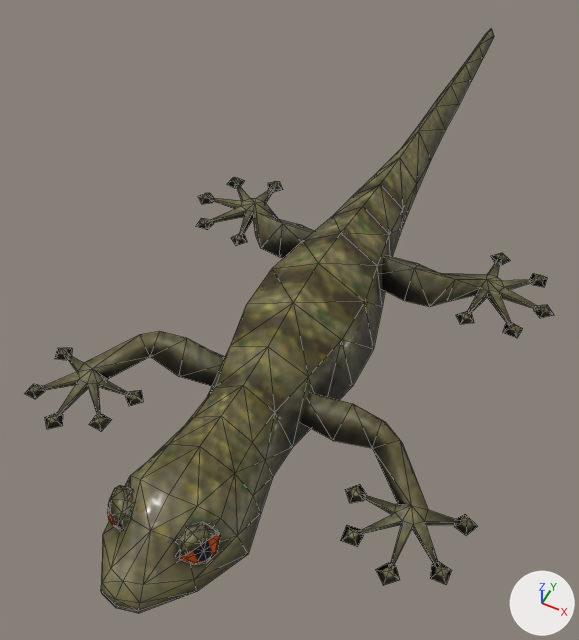
Renders of the glTF model public/models/Runaway Lizard/Runaway Lizard.glb from each side of a commit.
Camera for both pictures: a 50 mm camera at (1.05, -2.21, 3.02) aimed at (-0.19, 0.27, -0.08). Every picture has the same lights, and +X, +Y and +Z are marked at lower right. The picture after the commit comes second. Mesh edges are drawn as thin lines. Where no turn or scale is listed for an object, it has been applied to the vertices. Vertices at exactly the same position are counted once.

Objects in the first picture: 'RunawayLizard__BodyMT', 'RunawayLizard__EyeMT'.
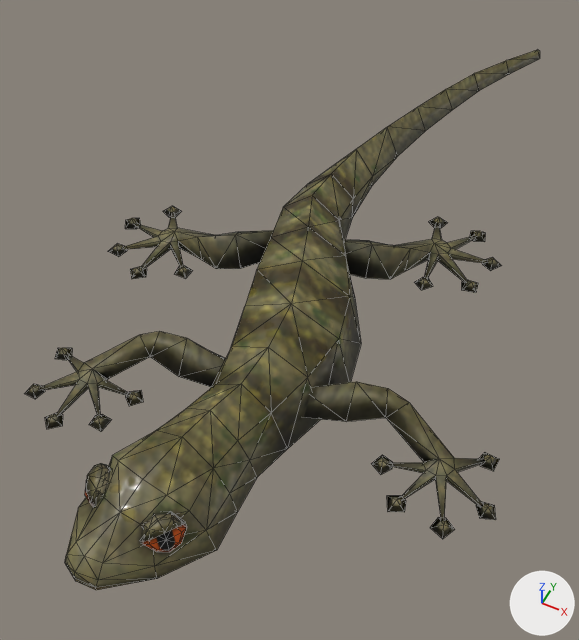
Diff of the bpy script that builds the scene:
```diff
--- a/public/models/Runaway Lizard/Runaway Lizard.glb.py
+++ b/public/models/Runaway Lizard/Runaway Lizard.glb.py
@@ me_mesh @@
-me_mesh.from_pydata(...)  # 376 vertices, 632 faces; spans x -1.04..1.04, y -1.47..2.97, z 0.05..0.48
+me_mesh.from_pydata(...)  # 376 vertices, 632 faces; spans x -1.28..1.1, y -1.45..2.84, z 0.05..0.48
+# me_mesh part 1: the loose piece of 6 vertices spanning x -0.69..-0.59, y 0.51..0.61, z 0.05..0.09 is turned 35 degrees about the z axis through its middle, then moved by (-0.14, -0.35, 0.0)
+# me_mesh part 2: the loose piece of 6 vertices spanning x -0.92..-0.83, y 0.55..0.64, z 0.05..0.09 is turned 35 degrees about the z axis through its middle, then moved by (-0.12, -0.49, 0.0)
+# me_mesh part 3: the loose piece of 6 vertices spanning x -1.03..-0.93, y 0.73..0.84, z 0.05..0.09 is turned 35 degrees about the z axis through its middle, then moved by (-0.2, -0.58, 0.0)
+# me_mesh part 4: the loose piece of 6 vertices spanning x -0.73..-0.62, y 1.01..1.11, z 0.05..0.09 is turned 35 degrees about the z axis through its middle, then moved by (-0.42, -0.46, 0.0)
+# me_mesh part 5: the loose piece of 6 vertices spanning x -0.94..-0.85, y 0.94..1.03, z 0.05..0.09 is turned 35 degrees about the z axis through its middle, then moved by (-0.33, -0.57, 0.0)
+# me_mesh part 6: the loose piece of 6 vertices spanning x 0.59..0.69, y 0.51..0.61, z 0.05..0.09 is turned 15 degrees about the z axis through its middle, then moved by (-0.27, 0.13, 0.0)
+# me_mesh part 7: the loose piece of 6 vertices spanning x 0.83..0.92, y 0.55..0.64, z 0.05..0.09 is turned 15 degrees about the z axis through its middle, then moved by (-0.28, 0.19, 0.0)
+# me_mesh part 8: the loose piece of 6 vertices spanning x 0.93..1.03, y 0.73..0.84, z 0.05..0.09 is turned 15 degrees about the z axis through its middle, then moved by (-0.33, 0.21, 0.0)
+# me_mesh part 9: the loose piece of 6 vertices spanning x 0.62..0.73, y 1.01..1.11, z 0.05..0.09 is turned 15 degrees about the z axis through its middle, then moved by (-0.39, 0.13, 0.0)
+# me_mesh part 10: the loose piece of 6 vertices spanning x 0.85..0.94, y 0.94..1.03, z 0.05..0.09 is turned 15 degrees about the z axis through its middle, then moved by (-0.38, 0.19, 0.0)
+# me_mesh part 11: the loose piece of 6 vertices spanning x 0.5..0.59, y -0.63..-0.53, z 0.06..0.1 is turned 20 degrees about the z axis through its middle, then moved by (0.05, 0.18, 0.0)
+# me_mesh part 12: the loose piece of 6 vertices spanning x 0.57..0.65, y -0.8..-0.72, z 0.06..0.1 is turned 20 degrees about the z axis through its middle, then moved by (0.1, 0.21, 0.0)
+# me_mesh part 13: the loose piece of 6 vertices spanning x 0.75..0.85, y -0.9..-0.8, z 0.06..0.1 is turned 20 degrees about the z axis through its middle, then moved by (0.12, 0.28, 0.0)
+# me_mesh part 14: the loose piece of 6 vertices spanning x 0.93..1.01, y -0.79..-0.71, z 0.06..0.1 is turned 20 degrees about the z axis through its middle, then moved by (0.08, 0.33, 0.0)
+# me_mesh part 15: the loose piece of 6 vertices spanning x 0.95..1.04, y -0.56..-0.47, z 0.06..0.1 is turned 20 degrees about the z axis through its middle, then moved by (0.0, 0.33, 0.0)
+# me_mesh part 16: the loose piece of 14 vertices spanning x -0.21..-0.09, y -1.25..-1.09, z 0.31..0.39 is turned -10 degrees about the z axis through its middle, then moved by (-0.13, 0.04, 0.0)
+# me_mesh part 17: the loose piece of 14 vertices spanning x 0.09..0.21, y -1.25..-1.09, z 0.31..0.39 is turned -10 degrees about the z axis through its middle, then moved by (-0.14, -0.01, 0.0)
+# me_mesh part 18: 199 of 376 vertices moved; they spanned x -1.02..1.02, y -1.47..2.97, z 0.05..0.48 and now span x -1.27..1.09, y -1.45..2.84, z 0.05..0.48; mean shift (-0.13, -0.01, 0.0); largest move (-0.93, 1.01, 0.06) -> (-1.27, 0.42, 0.06)
 me_mesh.materials.append(mat_bodymt)
@@ me_mesh_001 @@
-me_mesh_001.from_pydata(...)  # 50 vertices, 80 faces; spans x -0.231..0.231, y -1.244..-1.09, z 0.247..0.379
+me_mesh_001.from_pydata(...)  # 50 vertices, 80 faces; spans x -0.36..0.094, y -1.254..-1.044, z 0.247..0.379
+# me_mesh_001 part 19: the whole mesh is turned -10 degrees about the z axis through its middle, then moved by (-0.134, 0.012, 0.0)
 me_mesh_001.materials.append(mat_eyemt)
```

Pixel boxes [x1, y1, x2, y2] of what changed, in the pictures (579 x 640 px; the box of a moved part takes in the faces that stretch with it):
'RunawayLizard__BodyMT', reshaped (8% shorter): before [25, 29, 554, 613]; after [25, 50, 540, 590]
'RunawayLizard__EyeMT', moved, turned: before [108, 500, 220, 565]; after [85, 479, 187, 552]
part 1 of me_mesh, moved or reshaped: before [231, 234, 247, 246]; after [174, 266, 192, 279]
part 2 of me_mesh, moved or reshaped: before [196, 218, 214, 230]; after [130, 267, 146, 279]
part 3 of me_mesh, moved or reshaped: before [198, 193, 214, 204]; after [108, 244, 127, 257]
part 4 of me_mesh, moved or reshaped: before [268, 181, 283, 192]; after [163, 206, 182, 217]
part 5 of me_mesh, moved or reshaped: before [227, 177, 244, 188]; after [125, 218, 141, 229]
part 6 of me_mesh, moved or reshaped: before [456, 311, 474, 324]; after [415, 277, 433, 290]
part 7 of me_mesh, moved or reshaped: before [503, 323, 522, 338]; after [462, 280, 478, 293]
part 8 of me_mesh, moved or reshaped: before [534, 305, 554, 318]; after [482, 257, 502, 271]
part 9 of me_mesh, moved or reshaped: before [491, 253, 510, 265]; after [429, 217, 447, 228]
part 10 of me_mesh, moved or reshaped: before [529, 273, 547, 287]; after [470, 231, 485, 242]
part 11 of me_mesh, moved or reshaped: before [345, 484, 367, 503]; after [372, 455, 393, 474]
part 12 of me_mesh, moved or reshaped: before [341, 525, 363, 546]; after [387, 496, 406, 512]
part 13 of me_mesh, moved or reshaped: before [376, 563, 399, 585]; after [430, 517, 455, 539]
part 14 of me_mesh, moved or reshaped: before [430, 562, 451, 585]; after [476, 501, 496, 520]
part 15 of me_mesh, moved or reshaped: before [454, 514, 477, 536]; after [479, 452, 499, 471]
part 16 of me_mesh, moved or reshaped: before [110, 485, 133, 529]; after [86, 463, 111, 506]
part 17 of me_mesh, moved or reshaped: before [176, 523, 218, 557]; after [140, 512, 185, 542]
part 18 of me_mesh, moved or reshaped: before [101, 29, 538, 613]; after [65, 50, 540, 590]
